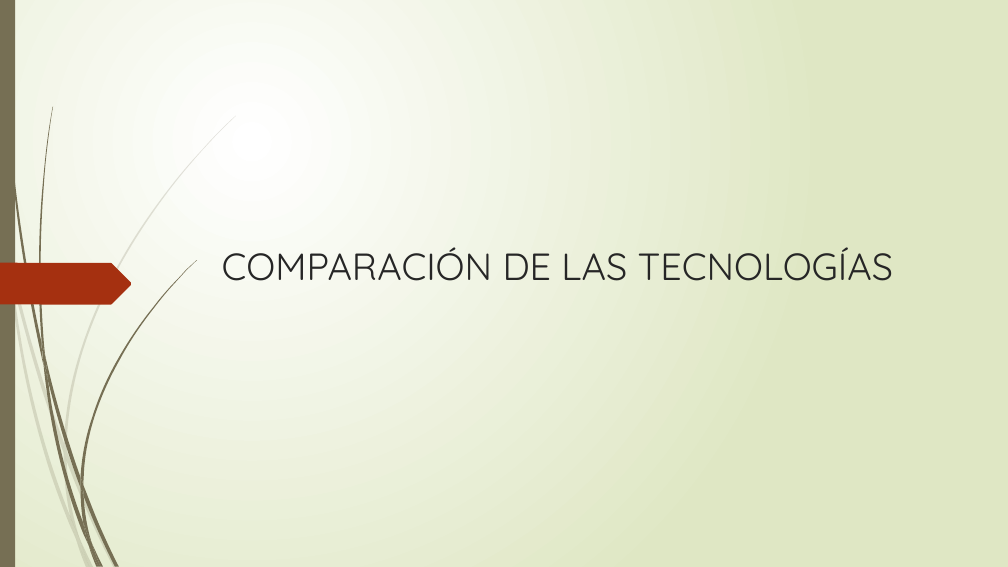
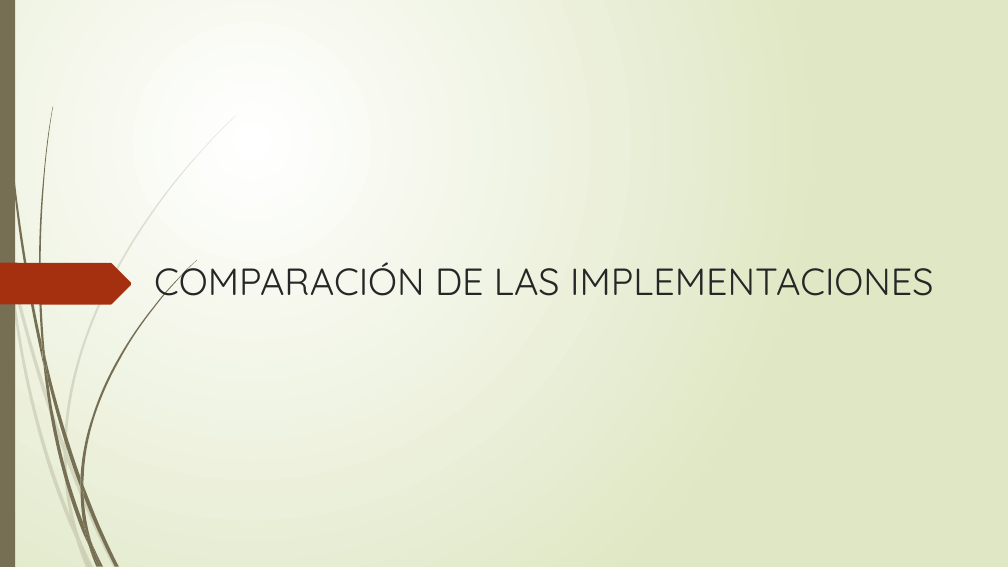
Before and after one commit to DiegoUAH/TG3, a slide deck: slide 22 of TG3_final.pptx (slide 28 before the commit). Drawn at 1008x567 pixels with LibreOffice and Linux fonts; fonts in the diff are those of the drawing. Boxes give left, top, right and bottom in pixels: in the first picture for what was removed or moved away, otherwise in the second. Text is boxed around its words. In the diff, an @@ line names an element or a change of style, - is before the commit and + after.

```diff
--- a/TG3_final.pptx
+++ b/TG3_final.pptx
@@ text at (x1=154, y1=260, x2=934, y2=305): text changed @@
-COMPARACIÓN DE LAS TECNOLOGÍAS
+COMPARACIÓN DE LAS IMPLEMENTACIONES
```
Also in this commit, not shown: 5 other slides changed, 18 slides added, 30 slides removed.
